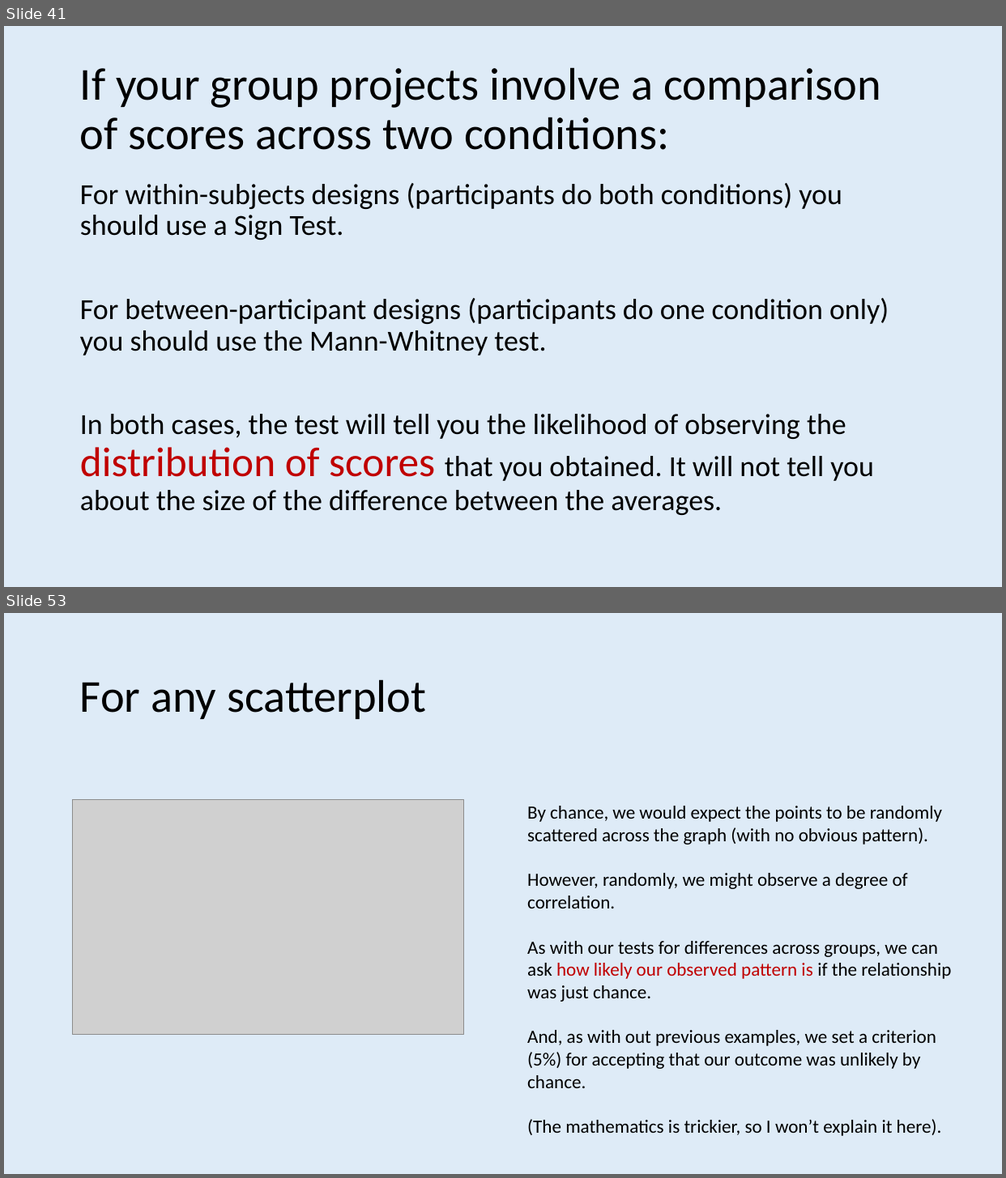
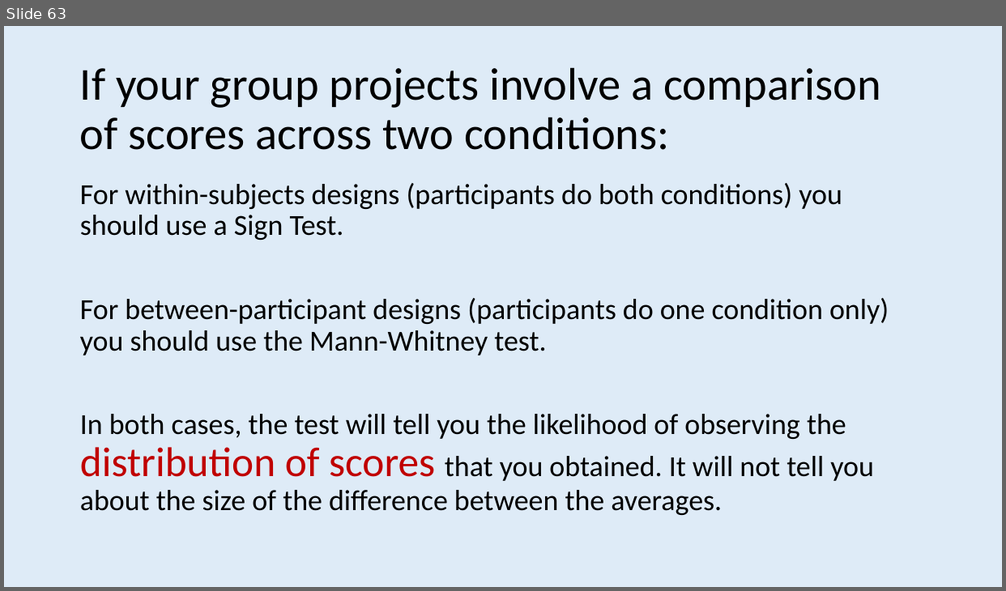
Before and after one commit to ajwills72/rmhealth-found, a slide deck: docs/statistical_inference.pptx. Shown one above the other, each under a label of ours: slides 41 and 53 before the commit, slide 63 after it; the slides between them are not shown. The pictures are 1006x1178 and 1006x591 pixels, drawn with LibreOffice and Linux fonts; fonts in the diff are those of the drawing; grey boxes stand for pictures. Boxes give left, top, right and bottom in pixels: in the first picture for what was removed or moved away, otherwise in the second. Text is boxed around its words. In the diff, an @@ line names an element or a change of style, - is before the commit and + after.

```diff
--- a/docs/statistical_inference.pptx
+++ b/docs/statistical_inference.pptx
@@ slide 53 removed at (4,613,1002,1174), background #DEEBF7 @@
@@ title removed at (80,679,426,719) @@
-For any scatterplot
@@ picture removed at (73,799,464,1034) @@
@@ text removed at (527,806,951,1136) @@
-By chance, we would expect the points to be randomly scattered across the graph (with no obvious pattern).
-However, randomly, we might observe a degree of correlation.
-As with our tests for differences across groups, we can ask how likely our observed pattern is if the relationship was just chance.
-And, as with out previous examples, we set a criterion (5%) for accepting that our outcome was unlikely by chance.
-(The mathematics is trickier, so I won’t explain it here).
@@ what was slide 41 is now slide 63 @@
```
Also in this commit, not shown: 7 slides changed, 23 slides added, 12 other slides removed, 4 other files.
